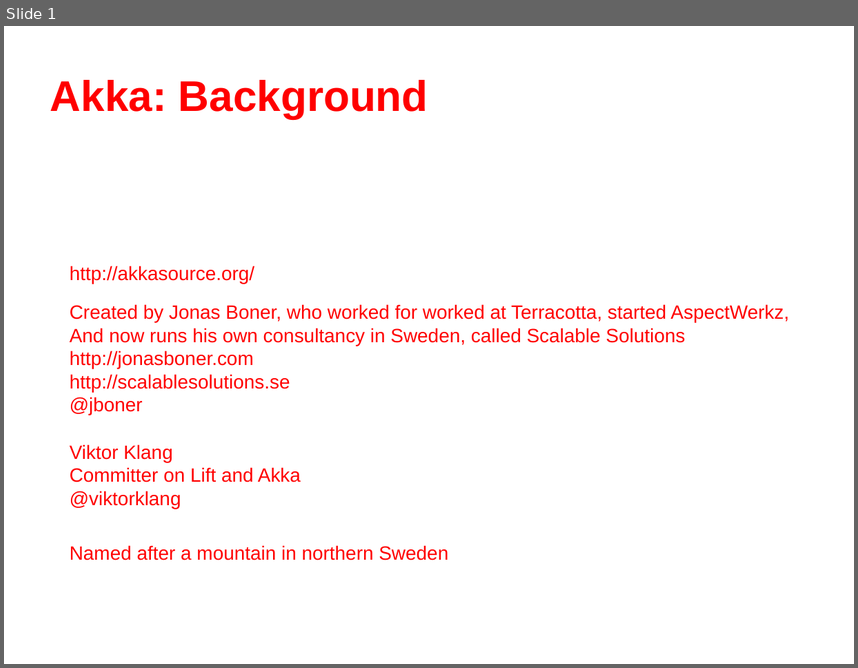
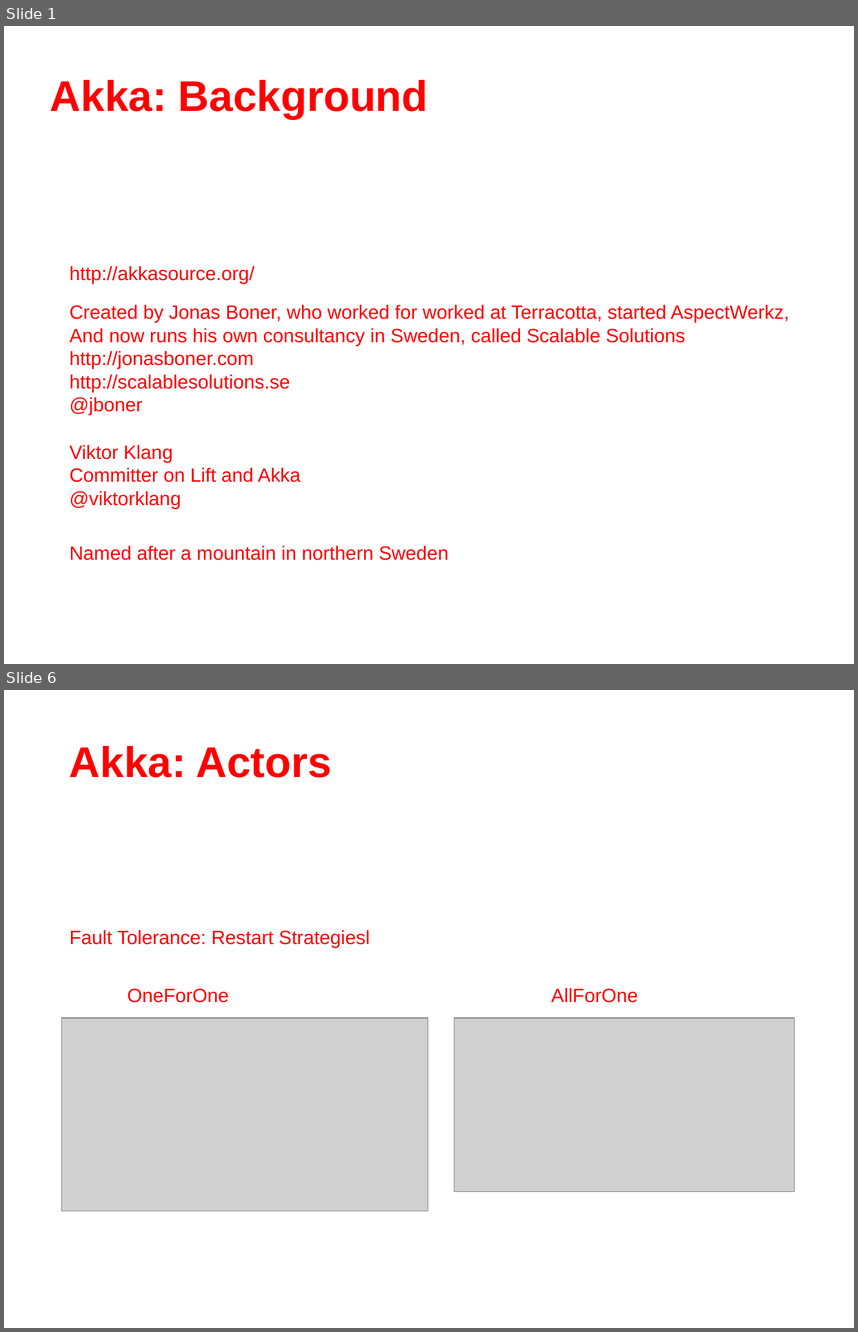
Before and after one commit to dwhitney/akka_meetup, a slide deck: akka.odp. Shown one above the other, each under a label of ours: slide 1 before the commit, slides 1 and 6 after it; the slides between them are not shown. The pictures are 858x668 and 858x1332 pixels, drawn with LibreOffice and Linux fonts; fonts in the diff are those of the drawing; grey boxes stand for pictures; background and template pictures are left out. Boxes give left, top, right and bottom in pixels: in the first picture for what was removed or moved away, otherwise in the second. Text is boxed around its words. In the diff, an @@ line names an element or a change of style, - is before the commit and + after.

```diff
--- a/akka.odp
+++ b/akka.odp
@@ slide 6 added at [4,690,854,1328], background picture (left out) @@
@@ text added at [70,746,332,778], 40 pt, text #FF0000, bold @@
+Akka: Actors
@@ text added at [70,929,370,947], 18 pt, text #FF0000 @@
+Fault Tolerance: Restart Strategiesl
@@ text added at [128,988,229,1003], 18 pt, text #FF0000 @@
+OneForOne
@@ text added at [551,987,638,1003], 18 pt, text #FF0000 @@
+AllForOne
@@ picture added at [62,1018,428,1211] @@
@@ picture added at [455,1018,795,1192] @@
```
Also in this commit, not shown: 1 slide changed, 10 other slides added, 1 other file.
